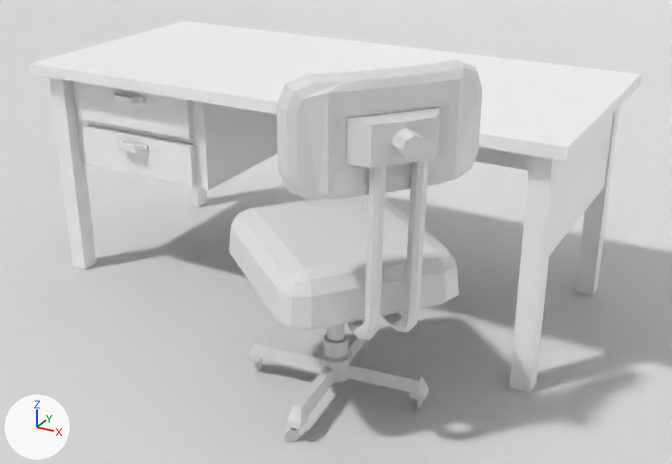
An edit to the glTF model static/models/World/environment.glb, drawn before and after from the same camera.
Rendered twice from a 50 mm camera at (4.82, -9.99, 2.22) aimed at (0.05, -1.32, -2.12). The axes (+X, +Y, +Z) are drawn at lower left. The lights are the same throughout. The first picture is the older version.

The first picture shows 'Background', 'chair_base', 'chair_seat', 'desk'.
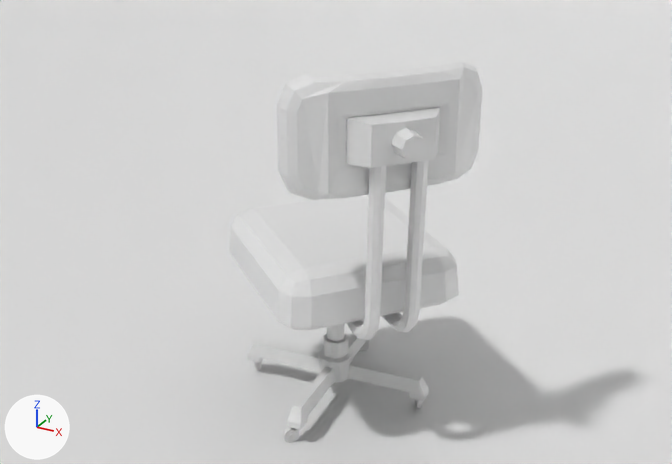
The newer file is also turned or shifted as a whole; pictures and numbers use the older file's frame.

Edits to the bpy script that builds the scene:
```text
Remove ob_desk:
    ob_desk = bpy.data.objects.new('desk', me_cube_009)
    ob_desk.location = (0.0, 0.0, 0.0)
```

What differs and where, as boxes (x1, y1, x2, y2) in the pictures (672 x 464 px):
'desk', deleted: before (30, 21, 642, 393)
